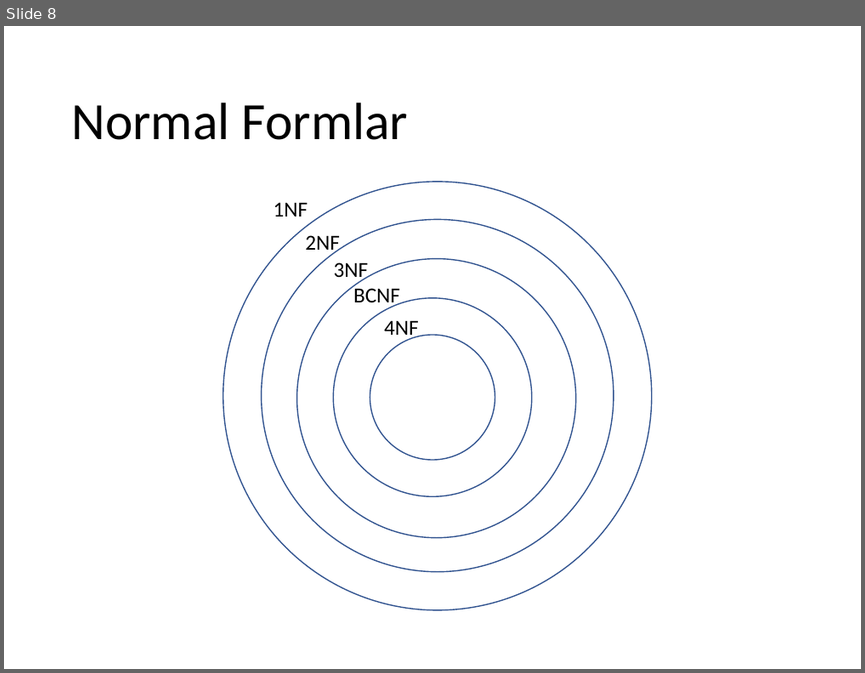
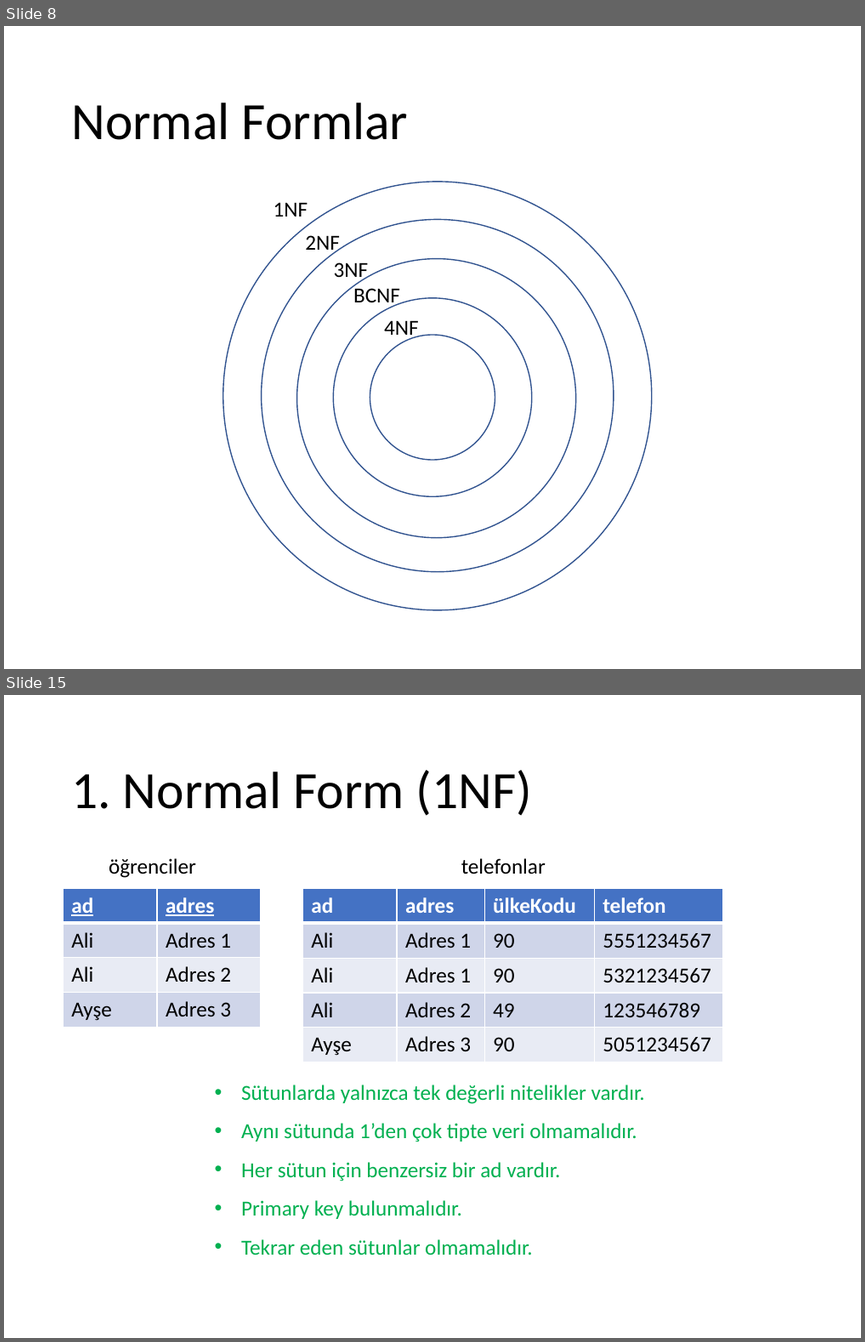
Before and after one commit to ihpar/dbms, a slide deck: Slides/Ders 5.0 Design 1NF.pptx. Shown one above the other, each under a label of ours: slide 8 before the commit, slides 8 and 15 after it; the slides between them are not shown. The pictures are 865x673 and 865x1342 pixels, drawn with LibreOffice and Linux fonts; fonts in the diff are those of the drawing. Boxes give left, top, right and bottom in pixels: in the first picture for what was removed or moved away, otherwise in the second. Text is boxed around its words. In the diff, an @@ line names an element or a change of style, - is before the commit and + after.

```diff
--- a/Slides/Ders 5.0 Design 1NF.pptx
+++ b/Slides/Ders 5.0 Design 1NF.pptx
@@ slide 15 added at [4,695,861,1338], background #FFFFFF @@
@@ title added at [71,770,533,816], 44 pt, text #000000 @@
+1. Normal Form (1NF)
@@ text added at [109,858,196,878], 18 pt, text #000000 @@
+öğrenciler
@@ text added at [461,858,545,873], 18 pt, text #000000 @@
+telefonlar
@@ table added at [64,888,260,1027], 4 rows, 2 columns @@
+ad | adres
+Ali | Adres 1
+Ali | Adres 2
+Ayşe | Adres 3
@@ table added at [303,889,723,1062], 5 rows, 4 columns @@
+ad | adres | ülkeKodu | telefon
+Ali | Adres 1 | 90 | 5551234567
+Ali | Adres 1 | 90 | 5321234567
+Ali | Adres 2 | 49 | 123546789
+Ayşe | Adres 3 | 90 | 5051234567
@@ text added at [241,1084,645,1255], 18 pt, text #00B050 @@
+• Sütunlarda yalnızca tek değerli nitelikler vardır.
+• Aynı sütunda 1’den çok tipte veri olmamalıdır.
+• Her sütun için benzersiz bir ad vardır.
+• Primary key bulunmalıdır.
+• Tekrar eden sütunlar olmamalıdır.
```
Also in this commit, not shown: 3 slides changed, 8 other slides added, 5 other files.
